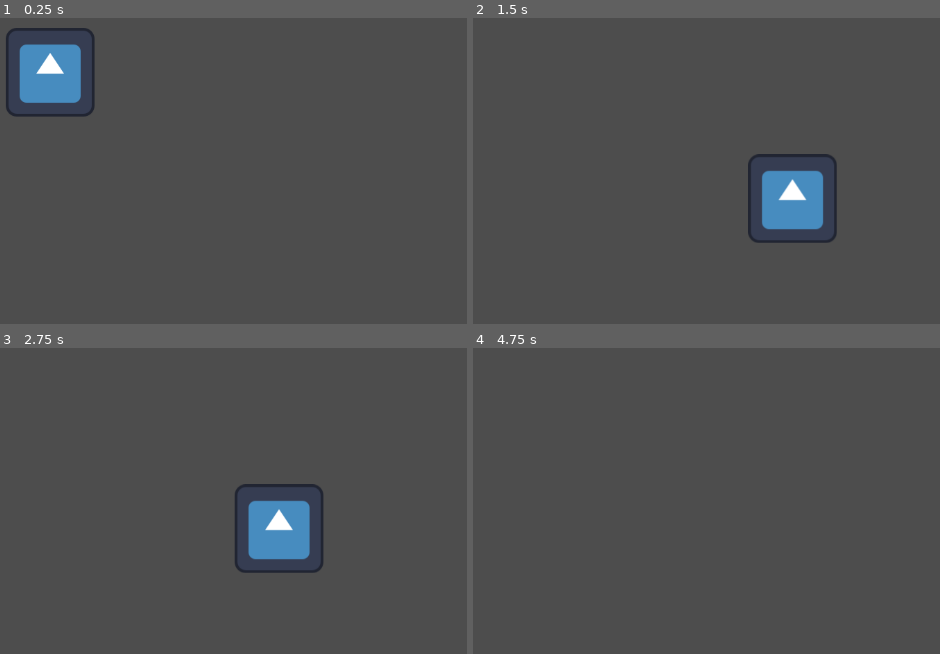
Above: before the commit, frames 1-4 (two rows, left to right).
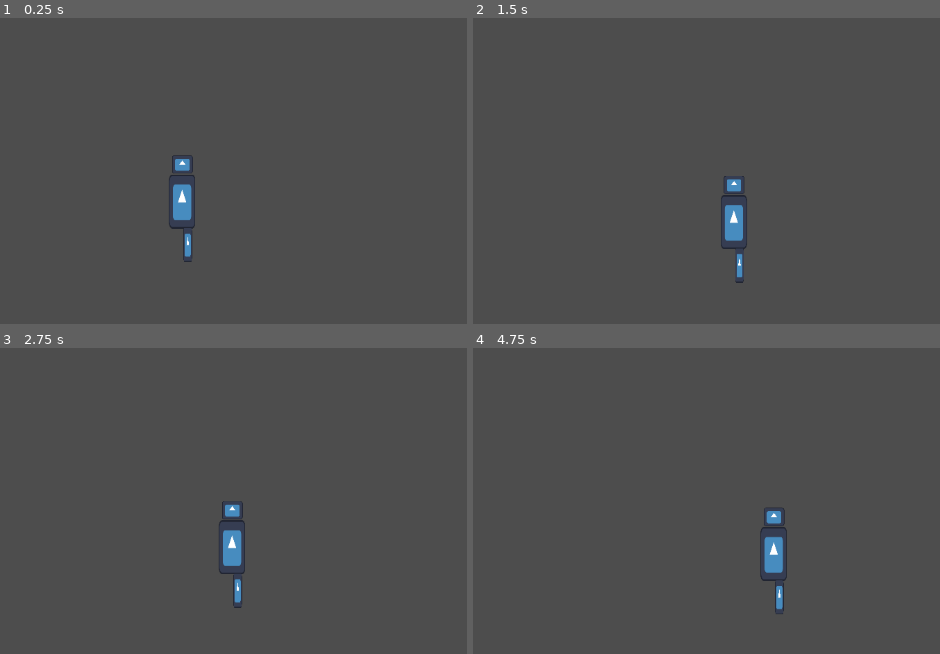
Above: after the commit, the same moments.

Repository: Culdflow/kintsugi_protocol
Game: Godot game, scene res://test_scenes/falling_test.tscn
The game is run twice, just before and just after one commit, with the same random seed, the same clock (stepped at 60 frames per second) and the same inputs. The project has no main scene, so this scene is started directly. The engine's default icon, where the game draws it, is replaced by a stand-in: a white triangle on a blue panel in a dark square.
Inputs:
- Up to frame 1 (0.25 s): no input
- Up to frame 2 (1.5 s): hold D (right) from 0.53 s (still down); tap W (up) at 0.6, 0.77, 1.07, 1.35 s
- Up to frame 3 (2.75 s): tap W (up) at 1.52, 1.82, 2.1 s; release D (right) at 2.03 s; hold A (left) from 2.03 s (still down)
- Up to frame 4 (4.75 s): release A (left) at 2.78 s; hold D (right) 2.78-4.28 s; tap W (up) at 2.85, 3.02, 3.32, 3.6, 3.77, 4.07, 4.35, 4.52 s; hold A (left) from 4.28 s (still down)

The runs differ from the first frame. In frame 1, 4.3% of the frame differs, in the area x 1-42%, y 3-80%; in frame 2, 4.2%; in frame 3, 4.1%; in frame 4, 1.0%.

Commit message:
finished lose limbs and statemachine

Diff:
--- /dev/null
+++ b/Objects/limbs/left_leg.tscn
@@ -0,0 +1,88 @@
+[gd_scene load_steps=9 format=3 uid="uid://bu3asabblrhl4"]
+
+[ext_resource type="Script" uid="uid://dcudnydipj1lf" path="res://scripts/bodyParts/BodyPart.gd" id="1_kmlb7"]
+[ext_resource type="Texture2D" uid="uid://cvcb6l6ch6dir" path="res://icon.svg" id="2_3ljyv"]
+
+[sub_resource type="Animation" id="Animation_kmlb7"]
+resource_name = "idlestate"
+
+[sub_resource type="Animation" id="Animation_3ljyv"]
+resource_name = "runningstate"
+loop_mode = 1
+tracks/0/type = "value"
+tracks/0/imported = false
+tracks/0/enabled = true
+tracks/0/path = NodePath(".:rotation")
+tracks/0/interp = 1
+tracks/0/loop_wrap = true
+tracks/0/keys = {
+"times": PackedFloat32Array(0, 0.2, 0.733333, 1),
+"transitions": PackedFloat32Array(1, 1, 1, 1),
+"update": 0,
+"values": [0.0, -0.872665, 1.12923, 0.0]
+}
+
+[sub_resource type="Animation" id="Animation_j85uf"]
+length = 0.001
+tracks/0/type = "value"
+tracks/0/imported = false
+tracks/0/enabled = true
+tracks/0/path = NodePath(".:rotation")
+tracks/0/interp = 1
+tracks/0/loop_wrap = true
+tracks/0/keys = {
+"times": PackedFloat32Array(0),
+"transitions": PackedFloat32Array(1),
+"update": 0,
+"values": [0.0]
+}
+
+[sub_resource type="Animation" id="Animation_ttn3g"]
+resource_name = "jumpingstate"
+length = 0.2
+tracks/0/type = "value"
+tracks/0/imported = false
+tracks/0/enabled = true
+tracks/0/path = NodePath(".:rotation")
+tracks/0/interp = 1
+tracks/0/loop_wrap = true
+tracks/0/keys = {
+"times": PackedFloat32Array(0, 0.2),
+"transitions": PackedFloat32Array(1, 1),
+"update": 0,
+"values": [0.0, -1.06116]
+}
+
+[sub_resource type="AnimationLibrary" id="AnimationLibrary_ttn3g"]
+_data = {
+&"RESET": SubResource("Animation_j85uf"),
+&"idlestate": SubResource("Animation_kmlb7"),
+&"jumpingstate": SubResource("Animation_ttn3g"),
+&"runningstate": SubResource("Animation_3ljyv")
+}
+
+[sub_resource type="CapsuleShape2D" id="CapsuleShape2D_kmlb7"]
+radius = 20.5
+height = 170.0
+
+[node name="leftLeg" type="RigidBody2D" node_paths=PackedStringArray("anim_player", "collision")]
+freeze = true
+script = ExtResource("1_kmlb7")
+anim_player = NodePath("AnimationPlayer")
+collision = NodePath("CollisionShape2D")
+metadata/_custom_type_script = "uid://dcudnydipj1lf"
+
+[node name="AnimationPlayer" type="AnimationPlayer" parent="."]
+libraries = {
+&"": SubResource("AnimationLibrary_ttn3g")
+}
+
+[node name="Icon" type="Sprite2D" parent="."]
+position = Vector2(0, 73)
+scale = Vector2(0.32, 1.32)
+texture = ExtResource("2_3ljyv")
+
+[node name="CollisionShape2D" type="CollisionShape2D" parent="."]
+position = Vector2(-0.5, 74)
+shape = SubResource("CapsuleShape2D_kmlb7")
+disabled = true
--- a/Objects/player.gd
+++ /dev/null
@@ -1,11 +0,0 @@
-extends CharacterBody2D
-
-class_name Player_sc
-
-@export var leftLeg: BodyPart = null
-@export var rightLeg: BodyPart = null
-@export var leftArm: BodyPart = null
-@export var rightArm: BodyPart = null
-
-func _physics_process(delta: float) -> void:
-	move_and_slide()
--- a/Objects/player.tscn
+++ b/Objects/player.tscn
@@ -1,35 +1,72 @@
-[gd_scene load_steps=9 format=3 uid="uid://nnojcwkwaxf7"]
+[gd_scene load_steps=17 format=3 uid="uid://nnojcwkwaxf7"]
 
-[ext_resource type="Script" uid="uid://bt1naj0q1vcey" path="res://Objects/player.gd" id="1_3y5cq"]
+[ext_resource type="Script" uid="uid://bt1naj0q1vcey" path="res://scripts/player.gd" id="1_3y5cq"]
 [ext_resource type="Texture2D" uid="uid://cvcb6l6ch6dir" path="res://icon.svg" id="1_y0qk3"]
 [ext_resource type="Script" uid="uid://dqnn5kxwvf0q7" path="res://scripts/StateMachine/StateMachine.gd" id="3_2i4gt"]
 [ext_resource type="Script" uid="uid://1h4xg4ikl1ds" path="res://States/RunningState.gd" id="4_0ad8t"]
 [ext_resource type="Script" uid="uid://qaunyvabp6wm" path="res://States/IdleState.gd" id="5_x20fu"]
 [ext_resource type="Script" uid="uid://cyvkocajs5jd5" path="res://States/FallingState.gd" id="6_0ar0x"]
 [ext_resource type="Script" uid="uid://4riw0jv8n4kx" path="res://States/GlidingState.gd" id="7_slvmq"]
+[ext_resource type="Script" uid="uid://dqlj1ito5qs1c" path="res://States/JumpingState.gd" id="8_ng3n2"]
+[ext_resource type="Script" uid="uid://c51wc0rpd31jj" path="res://States/glideJumpState.gd" id="9_f7am4"]
+[ext_resource type="PackedScene" uid="uid://bu3asabblrhl4" path="res://Objects/limbs/left_leg.tscn" id="12_6jlvs"]
 
 [sub_resource type="RectangleShape2D" id="RectangleShape2D_3y5cq"]
 size = Vector2(120, 20)
 
-[node name="Player" type="CharacterBody2D"]
+[sub_resource type="Animation" id="Animation_3ye7n"]
+resource_name = "idlestate"
+loop_mode = 1
+
+[sub_resource type="Animation" id="Animation_xxqss"]
+length = 0.001
+
+[sub_resource type="Animation" id="Animation_6jlvs"]
+resource_name = "runningstate"
+loop_mode = 1
+
+[sub_resource type="Animation" id="Animation_0ht63"]
+resource_name = "jumpingstate"
+length = 0.2
+
+[sub_resource type="AnimationLibrary" id="AnimationLibrary_6jlvs"]
+_data = {
+&"RESET": SubResource("Animation_xxqss"),
+&"idlestate": SubResource("Animation_3ye7n"),
+&"jumpingstate": SubResource("Animation_0ht63"),
+&"runningstate": SubResource("Animation_6jlvs")
+}
+
+[node name="Player" type="CharacterBody2D" node_paths=PackedStringArray("leftLeg", "state_machine")]
 script = ExtResource("1_3y5cq")
+leftLeg = NodePath("leftLeg")
+state_machine = NodePath("StateMachine")
 
-[node name="Sprite" type="Sprite2D" parent="."]
+[node name="Torso" type="Sprite2D" parent="."]
+position = Vector2(0, 66)
+scale = Vector2(1, 2.03125)
+texture = ExtResource("1_y0qk3")
+
+[node name="Head" type="Sprite2D" parent="."]
+position = Vector2(1, -112)
+scale = Vector2(0.777344, 0.6875)
 texture = ExtResource("1_y0qk3")
 
 [node name="CollisionShape2D" type="CollisionShape2D" parent="."]
-position = Vector2(0, 55)
+position = Vector2(0, 360)
 shape = SubResource("RectangleShape2D_3y5cq")
 
-[node name="StateMachine" type="Node" parent="." node_paths=PackedStringArray("initial_state")]
+[node name="StateMachine" type="Node" parent="." node_paths=PackedStringArray("initial_state", "animPlayer", "player")]
 script = ExtResource("3_2i4gt")
 initial_state = NodePath("IdleState")
+animPlayer = NodePath("../AnimationPlayer")
+player = NodePath("..")
 metadata/_custom_type_script = "uid://dqnn5kxwvf0q7"
 
 [node name="RunningState" type="Node" parent="StateMachine" node_paths=PackedStringArray("player")]
 script = ExtResource("4_0ad8t")
+player_speed = 500
 player = NodePath("../..")
-player_speed = 500
 metadata/_custom_type_script = "uid://1h4xg4ikl1ds"
 
 [node name="IdleState" type="Node" parent="StateMachine" node_paths=PackedStringArray("player")]
@@ -44,6 +81,25 @@
 
 [node name="glidingstate" type="Node" parent="StateMachine" node_paths=PackedStringArray("player")]
 script = ExtResource("7_slvmq")
+player_speed = 200
 player = NodePath("../..")
-player_speed = 200
 metadata/_custom_type_script = "uid://4riw0jv8n4kx"
+
+[node name="jumpingstate" type="Node" parent="StateMachine" node_paths=PackedStringArray("player")]
+script = ExtResource("8_ng3n2")
+player = NodePath("../..")
+metadata/_custom_type_script = "uid://dqlj1ito5qs1c"
+
+[node name="glidejumpstate" type="Node" parent="StateMachine" node_paths=PackedStringArray("player")]
+script = ExtResource("9_f7am4")
+player_speed = 500
+player = NodePath("../..")
+metadata/_custom_type_script = "uid://c51wc0rpd31jj"
+
+[node name="AnimationPlayer" type="AnimationPlayer" parent="."]
+libraries = {
+&"": SubResource("AnimationLibrary_6jlvs")
+}
+
+[node name="leftLeg" parent="." instance=ExtResource("12_6jlvs")]
+position = Vector2(27, 200)
--- a/States/FallingState.gd
+++ b/States/FallingState.gd
@@ -2,10 +2,6 @@
 class_name FallingState
 
 
-const gravity_speed_MAX = 500
-@export var gravity_speed = 0
-@export var gravity_speed_addr = 50
-@export var player: Player_sc
 
 func _enter():
 	print("[ENTERED]: Falling state")
@@ -18,7 +14,5 @@
 	if (inputs > 0):
 		Transitioned.emit(self, "glidingstate")
 	if (player.is_on_floor()):
-		gravity_speed = 0
+		player.gravity_speed = 0
 		Transitioned.emit(self, "idlestate")
-	player.velocity.y += gravity_speed * _delta
-	gravity_speed += gravity_speed_addr
--- a/States/GlidingState.gd
+++ b/States/GlidingState.gd
@@ -4,7 +4,6 @@
 const gravity_speed_MAX = 500
 @export var gravity_speed = 0
 @export var gravity_speed_addr = 50
-@export var player: Player_sc
 @export var player_speed: int
 
 func _enter():
@@ -22,6 +21,4 @@
 		Transitioned.emit(self, "runningstate")
 	elif (player.velocity.x == 0):
 		Transitioned.emit(self, "fallingstate")
-	player.velocity.y += gravity_speed * _delta
-	gravity_speed += gravity_speed_addr
 	player.velocity.x = (Input.get_action_strength("right") - Input.get_action_strength("left")) * player_speed
--- a/States/IdleState.gd
+++ b/States/IdleState.gd
@@ -1,7 +1,6 @@
 extends State
 class_name IdleState
 
-@export var player: Player_sc
 
 func _enter():
 	print("[ENTERED]: Idle state")
--- /dev/null
+++ b/States/JumpingState.gd
@@ -0,0 +1,23 @@
+extends State
+class_name jumpingstate
+
+@export var jump_height: int = 500
+
+func _enter():
+	print("[ENTERED]: jumping state")
+	player.velocity.y -= jump_height
+
+func _exit():
+	print("[EXITED]: jumping state")
+
+func _update(_delta: float):
+	pass
+
+func _physics_update(_delta: float):
+	if (player.is_on_floor()):
+		Transitioned.emit(self, "idlestate")
+	if (player.velocity.y >= 0):
+		Transitioned.emit(self, "fallingstate")
+	var inputs = Input.get_action_strength("right") + Input.get_action_strength(("left"))
+	if (inputs > 0):
+		Transitioned.emit(self, "glidejumpstate")
--- a/States/RunningState.gd
+++ b/States/RunningState.gd
@@ -1,7 +1,6 @@
 extends State
 class_name RunningState
 
-@export var player: Player_sc
 @export var player_speed: int
 
 func _enter():
--- /dev/null
+++ b/States/glideJumpState.gd
@@ -0,0 +1,20 @@
+extends State
+class_name glidejumpstate
+
+@export var player_speed: int
+
+func _enter():
+	print("[ENTERED]: glide jump state")
+
+func _exit():
+	print("[EXITED]: glide jump state")
+
+func _update(_delta: float):
+	pass
+
+func _physics_update(_delta: float):
+	if (player.is_on_floor()):
+		Transitioned.emit(self, "runningstate")
+	if (player.velocity.y >= 0):
+		Transitioned.emit(self, "glidingstate")
+	player.velocity.x = (Input.get_action_strength("right") - Input.get_action_strength("left")) * player_speed
--- a/scripts/StateMachine/State.gd
+++ b/scripts/StateMachine/State.gd
@@ -2,6 +2,7 @@
 class_name State
 
 signal Transitioned
+@export var player: Player_sc
 
 func _enter():
 	pass
--- a/scripts/StateMachine/StateMachine.gd
+++ b/scripts/StateMachine/StateMachine.gd
@@ -2,6 +2,8 @@
 class_name StateMachine
 
 @export var initial_state: State
+@export var animPlayer: AnimationPlayer
+@export var player: Player_sc
 
 var current_state: State
 var states: Dictionary = {}
@@ -13,6 +15,8 @@
 	if initial_state:
 		initial_state._enter()
 		current_state = initial_state
+		animPlayer.play(current_state.name.to_lower())
+		player.play_limbs_anim(current_state.name.to_lower())
 
 func _process(delta: float) -> void:
 	if current_state:
@@ -32,3 +36,6 @@
 		current_state._exit()
 	new_state._enter()
 	current_state = new_state
+	animPlayer.stop()
+	animPlayer.play(current_state.name.to_lower())
+	player.play_limbs_anim(current_state.name.to_lower())
--- a/scripts/bodyParts/BodyPart.gd
+++ b/scripts/bodyParts/BodyPart.gd
@@ -1,5 +1,15 @@
-extends Node
-
+extends RigidBody2D
 class_name BodyPart
 
 var health: int = 100
+@export var anim_player: AnimationPlayer
+@export var collision: CollisionShape2D
+
+func _play_anim(animation):
+	anim_player.stop()
+	anim_player.play(animation)
+
+func _limb_lost():
+	freeze = false
+	apply_force(Vector2(10, 10))
+	collision.disabled = false
--- /dev/null
+++ b/scripts/player.gd
@@ -0,0 +1,50 @@
+extends CharacterBody2D
+
+class_name Player_sc
+
+@export var leftLeg: BodyPart = null
+@export var rightLeg: BodyPart = null
+@export var leftArm: BodyPart = null
+@export var rightArm: BodyPart = null
+
+@export var state_machine: StateMachine
+
+const gravity_speed_MAX = 500
+@export var gravity_speed = 0
+@export var gravity_speed_addr = 50
+
+func _physics_process(delta: float) -> void:
+	if (Input.is_action_just_pressed("up") && is_on_floor()):
+		state_machine.current_state.Transitioned.emit(state_machine.current_state, "jumpingstate")
+	if (is_on_floor()):
+		gravity_speed = 0
+	else:
+		velocity.y += gravity_speed * delta
+		gravity_speed += gravity_speed_addr
+	move_and_slide()
+
+func play_limbs_anim(animation):
+	if (leftArm):
+		leftArm._play_anim(animation)
+	if (leftLeg):
+		leftLeg._play_anim(animation)
+	if (rightArm):
+		rightArm._play_anim(animation)
+	if (rightLeg):
+		rightLeg._play_anim(animation)
+
+func _lose_limb(limb:BodyPart):
+	if (limb == leftArm):
+		leftArm = null
+	if (limb == leftLeg):
+		leftLeg = null
+	if (limb == rightArm):
+		rightArm = null
+	if (limb == rightLeg):
+		rightLeg = null
+	var limb_scene := limb.scene_file_path
+	limb.queue_free()
+	var new_limb: BodyPart = load(limb_scene).instantiate()
+	new_limb._limb_lost()
+	limb.queue_free()
+	get_parent().add_child(new_limb)
--- a/test_scenes/falling_test.tscn
+++ b/test_scenes/falling_test.tscn
@@ -3,15 +3,18 @@
 [ext_resource type="PackedScene" uid="uid://nnojcwkwaxf7" path="res://Objects/player.tscn" id="1_gmbtb"]
 
 [sub_resource type="RectangleShape2D" id="RectangleShape2D_gmbtb"]
-size = Vector2(411, 195)
+size = Vector2(5058, 129)
 
 [node name="Node2D" type="Node2D"]
 
 [node name="Player" parent="." instance=ExtResource("1_gmbtb")]
-position = Vector2(551, 118)
+position = Vector2(551, -122)
 
 [node name="StaticBody2D" type="StaticBody2D" parent="."]
 
 [node name="CollisionShape2D" type="CollisionShape2D" parent="StaticBody2D"]
-position = Vector2(553, 468)
+position = Vector2(357, 595.5)
 shape = SubResource("RectangleShape2D_gmbtb")
+
+[node name="Camera2D" type="Camera2D" parent="."]
+zoom = Vector2(0.3, 0.3)
Not shown, added: Interstellar - Hans Zimmer Beginner Piano Tutorial Easy Piano.mp3.import
Not shown, added: States/JumpingState.gd.uid
Not shown, added: States/glideJumpState.gd.uid
Renamed: Objects/player.gd.uid -> scripts/player.gd.uid
Not shown, added: Interstellar - Hans Zimmer Beginner Piano Tutorial Easy Piano.mp3
Not shown, added: States/TEST MIDI _ backbeat.midi
Not shown, added: TEST MIDI _ backbeat.midi
Not shown, added: scripts/bodyParts/TEST MIDI _ backbeat.midi
